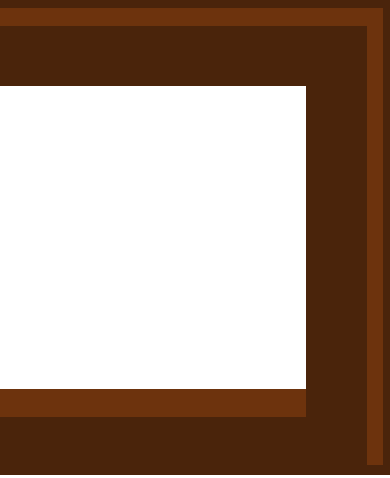
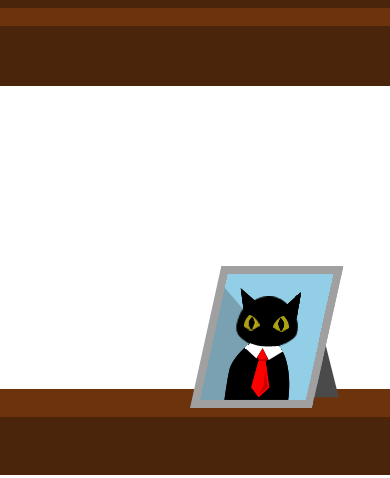
Revision of a layered 390×478 image; what changed, layer by layer:
showed group "Photo" (5 layers) over <box>190,266,344,408</box>
hid "Edge" over <box>306,8,390,465</box>
